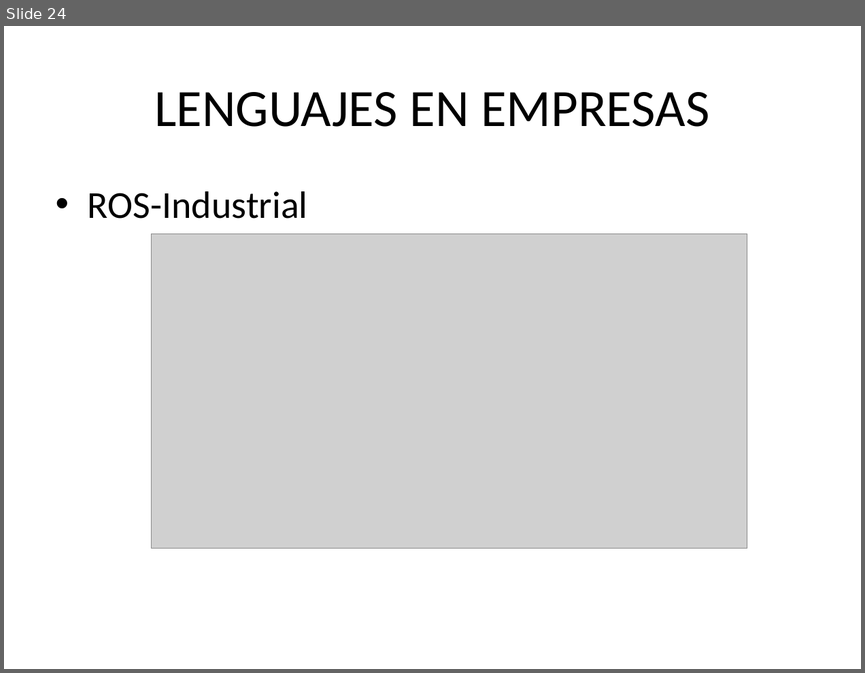
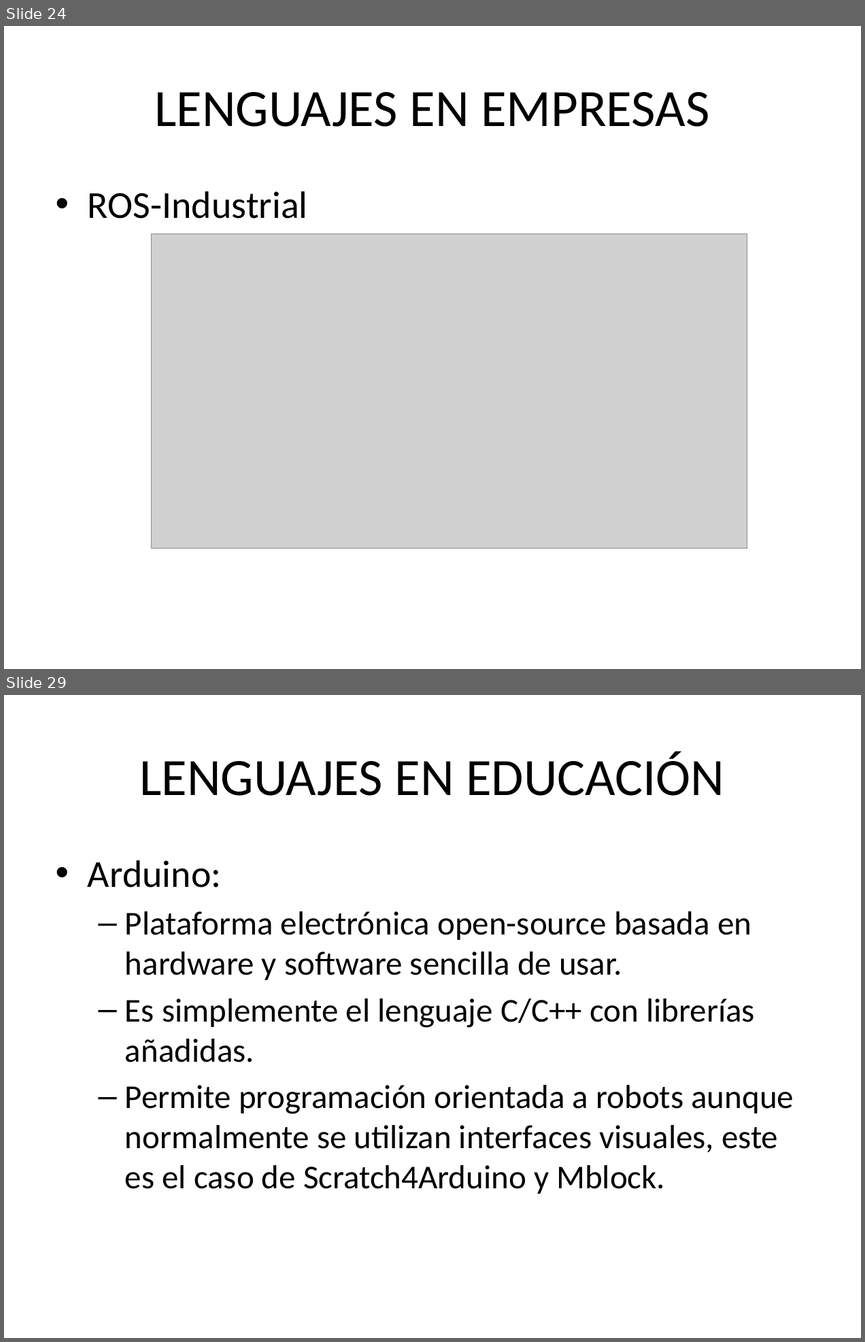
Before and after one commit to yerimattilatvala/DLP, a slide deck: P2/Presentacion.pptx. Shown one above the other, each under a label of ours: slide 24 before the commit, slides 24 and 29 after it; the slides between them are not shown. The pictures are 865x673 and 865x1342 pixels, drawn with LibreOffice and Linux fonts; fonts in the diff are those of the drawing; grey boxes stand for pictures. Boxes give left, top, right and bottom in pixels: in the first picture for what was removed or moved away, otherwise in the second. Text is boxed around its words. In the diff, an @@ line names an element or a change of style, - is before the commit and + after.

```diff
--- a/P2/Presentacion.pptx
+++ b/P2/Presentacion.pptx
@@ slide 29 added at <box>4,695,861,1338</box>, background #FFFFFF @@
@@ title added at <box>139,751,724,796</box>, 44 pt, text #000000 @@
+LENGUAJES EN EDUCACIÓN
@@ text added at <box>88,860,793,1193</box>, 28 pt, text #000000 @@
+• Arduino:
+  – Plataforma electrónica open-source basada en hardware y software sencilla de usar.
+  – Es simplemente el lenguaje C/C++ con librerías añadidas.
+  – Permite programación orientada a robots aunque normalmente se utilizan interfaces visuales, este es el caso de Scratch4Arduino y Mblock.
```
Also in this commit, not shown: 4 slides changed, 5 other slides added, 2 slides removed.
